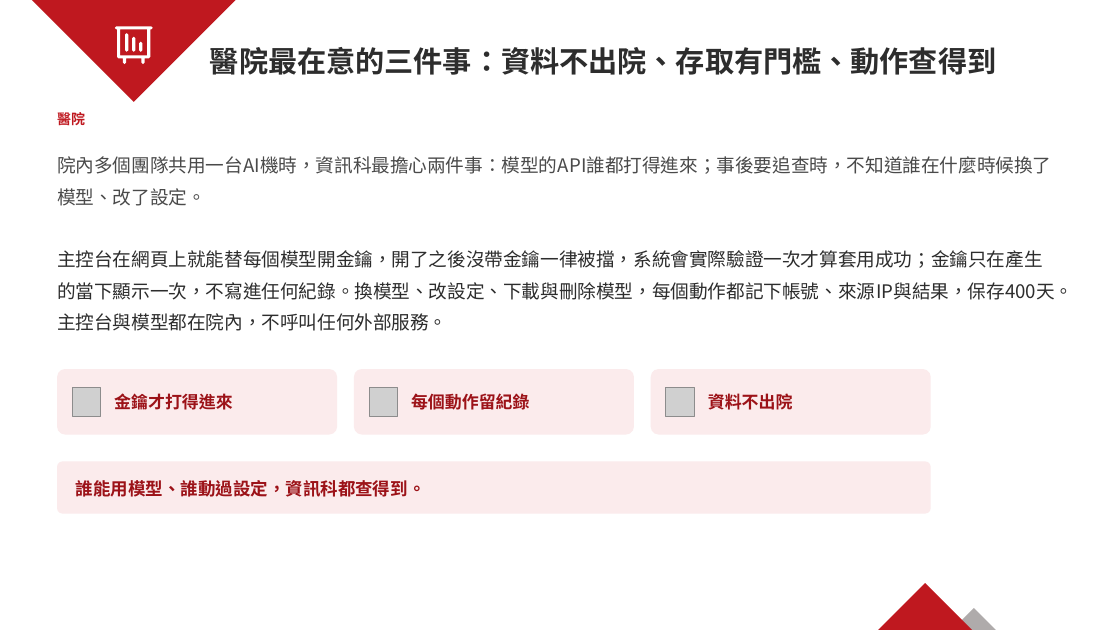
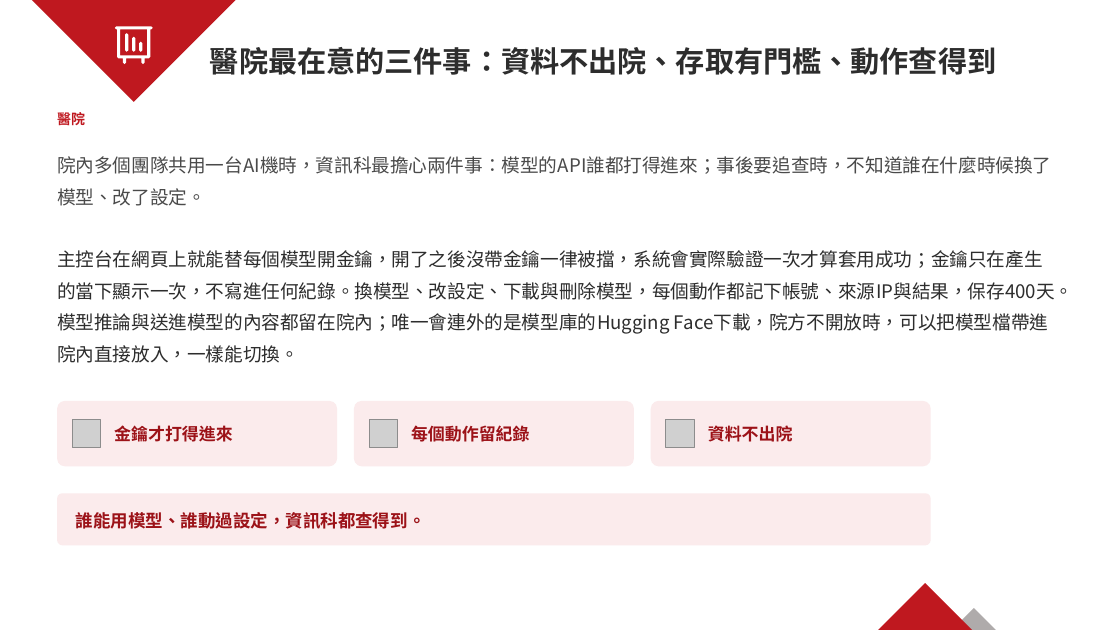
Before and after one commit to guessleej/xConsole, a slide deck: slide 18 of 手冊/Sales Kit/xConsole-SalesKit-醫院.pptx. Drawn at 1120x630 pixels with LibreOffice and Linux fonts; fonts in the diff are those of the drawing; grey boxes stand for pictures; background and template pictures are left out. Boxes give left, top, right and bottom in pixels: in the first picture for what was removed or moved away, otherwise in the second. Text is boxed around its words. In the diff, an @@ line names an element or a change of style, - is before the commit and + after.

```diff
--- a/手冊/Sales Kit/xConsole-SalesKit-醫院.pptx
+++ b/手冊/Sales Kit/xConsole-SalesKit-醫院.pptx
@@ text at [57, 250, 1073, 363]: text changed @@
-主控台在網頁上就能替每個模型開金鑰，開了之後沒帶金鑰一律被擋，系統會實際驗證一次才算套用成功；金鑰只在產生的當下顯示一次，不寫進任何紀錄。換模型、改設定、下載與刪除模型，每個動作都記下帳號、來源IP與結果，保存400天。主控台與模型都在院內，不呼叫任何外部服務。
+主控台在網頁上就能替每個模型開金鑰，開了之後沒帶金鑰一律被擋，系統會實際驗證一次才算套用成功；金鑰只在產生的當下顯示一次，不寫進任何紀錄。換模型、改設定、下載與刪除模型，每個動作都記下帳號、來源IP與結果，保存400天。模型推論與送進模型的內容都留在院內；唯一會連外的是模型庫的Hugging Face下載，院方不開放時，可以把模型檔帶進院內直接放入，一樣能切換。
@@ 4 texts, 4 rounded rectangles, 3 pictures: place and size @@
-4 texts, 4 rounded rectangles, 3 pictures at [57, 369, 931, 513]
+4 texts, 4 rounded rectangles, 3 pictures at [57, 401, 931, 545]
```
Also in this commit, not shown: 2 other slides changed, 18 other files.
